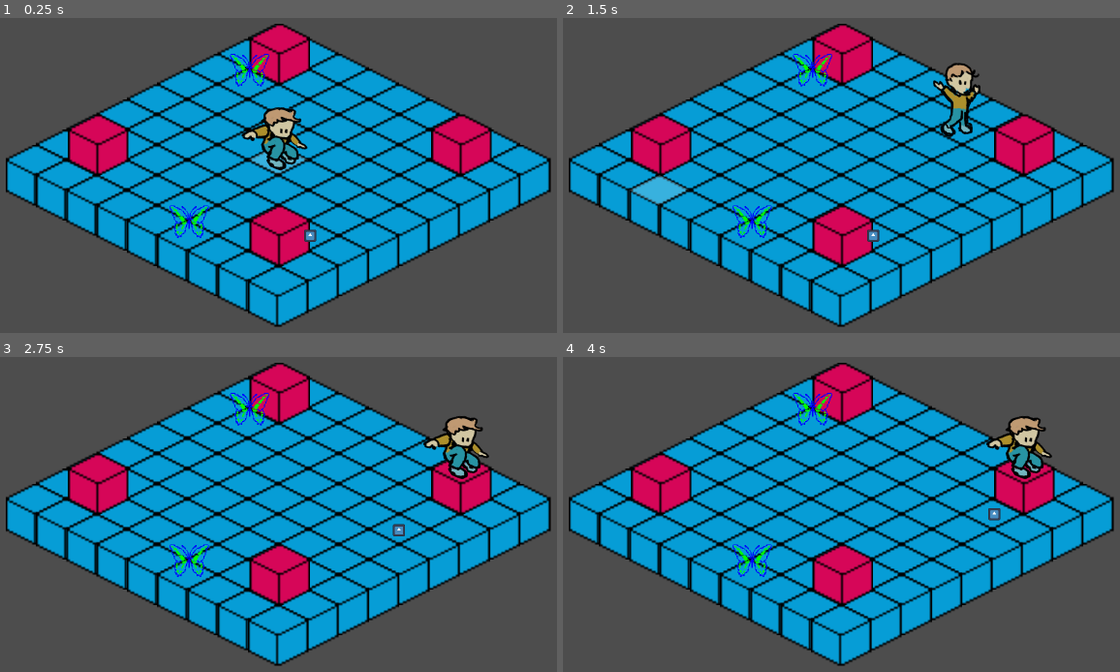
Above: before the commit, frames 1-4 (two rows, left to right).
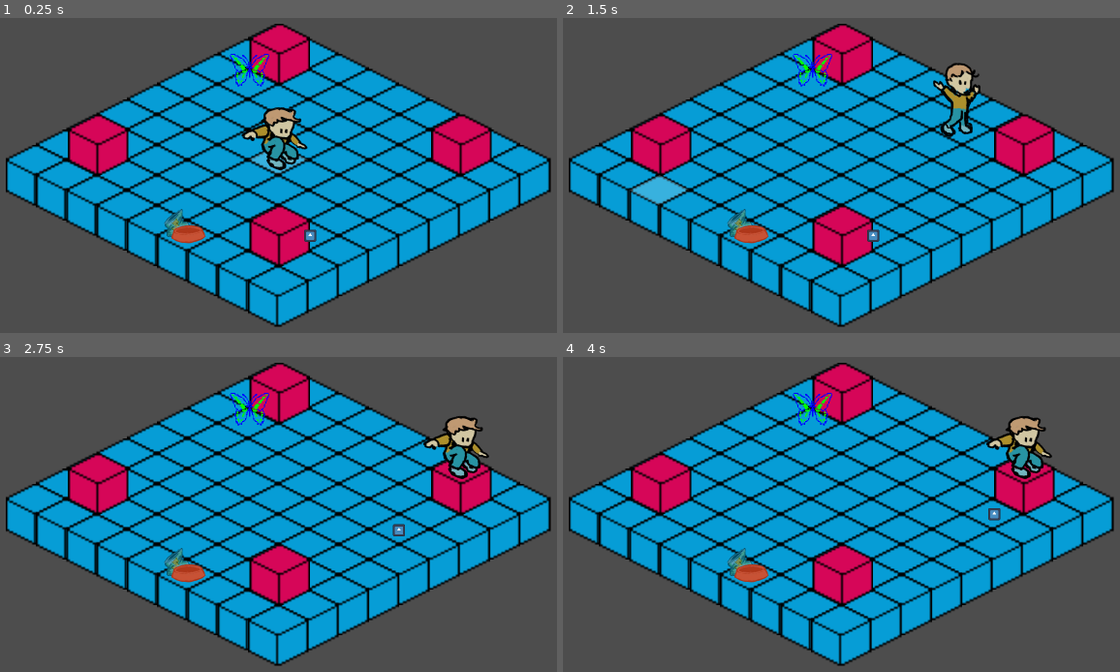
Above: after the commit, the same moments.

Repository: remimorvan/isometric-reverse-heist-simulator-2000
Game: Godot game, scene res://scenes/main.tscn
Two runs of this game, one before a commit and one after it. Both use one fixed random seed, a clock stepped at 60 frames per second and the inputs below. The engine's default icon, where the game draws it, is replaced by a stand-in: a white triangle on a blue panel in a dark square.
Inputs (mouse positions are in pixels of both pictures, inside the frame that each line leads up to):
- Up to frame 1 (0.25 s): no input
- Up to frame 2 (1.5 s): tap Enter at 0.5 s; move the mouse to (1014, 128) at 0.52 s; click (1014, 128) at 0.67 s; move the mouse to (685, 191) at 1.27 s; click (685, 191) at 1.42 s
- Up to frame 3 (2.75 s): move the mouse to (356, 366) at 2.02 s; click (356, 366) at 2.17 s
- Up to frame 4 (4 s): tap Space at 2.75 s; move the mouse to (802, 621) at 2.77 s; click (802, 621) at 2.92 s; tap Enter at 3.5 s; move the mouse to (1075, 590) at 3.52 s; click (1075, 590) at 3.67 s

The runs differ from the first frame. In frame 1, 0.6% of the frame differs, in the area x 29-38%, y 59-72%; in frame 2, 0.6%; in frame 3, 0.6%; in frame 4, 0.6%.

Commit message:
dog bawl can be emptied

Diff:
--- a/scenes/dog_bawl.tscn
+++ b/scenes/dog_bawl.tscn
@@ -2,7 +2,7 @@
 
 [ext_resource type="Script" uid="uid://b72m8ds8gbmpo" path="res://scripts/chair.gd" id="1_hfv8l"]
 [ext_resource type="Shader" uid="uid://c8f3mp10uiiga" path="res://scenes/highlight.gdshader" id="2_phhrf"]
-[ext_resource type="Texture2D" uid="uid://cr3r88cmrte2c" path="res://assets/level/DEUX.png" id="3_rxhux"]
+[ext_resource type="Texture2D" uid="uid://bwspnllsh28pu" path="res://assets/level/gamelle/gamelle-4.png" id="3_hfv8l"]
 
 [sub_resource type="ShaderMaterial" id="ShaderMaterial_dhd05"]
 shader = ExtResource("2_phhrf")
@@ -21,7 +21,7 @@
 
 [node name="Sprite2D" type="Sprite2D" parent="CharacterBody2D"]
 material = SubResource("ShaderMaterial_dhd05")
-texture = ExtResource("3_rxhux")
+texture = ExtResource("3_hfv8l")
 
 [node name="CollisionShape2D" type="CollisionShape2D" parent="CharacterBody2D"]
 scale = Vector2(1.08011, 1.0793)
--- a/scenes/main.tscn
+++ b/scenes/main.tscn
@@ -6,7 +6,7 @@
 [ext_resource type="Script" uid="uid://xth84ey1qovn" path="res://scripts/game_object_handler.gd" id="3_tefeu"]
 [ext_resource type="PackedScene" uid="uid://d2xw0bduor5xm" path="res://scenes/wouaf.tscn" id="4_jyhfs"]
 [ext_resource type="PackedScene" uid="uid://cjajyodhkxglj" path="res://scenes/dog_bawl.tscn" id="4_tipki"]
-[ext_resource type="Script" uid="uid://627utnhqsmd8" path="res://scenes/dog_bawl.gd" id="5_tipki"]
+[ext_resource type="Script" uid="uid://627utnhqsmd8" path="res://scripts/dog_bawl.gd" id="5_tipki"]
 [ext_resource type="PackedScene" uid="uid://bi8gdwd2ggyhy" path="res://scenes/chair.tscn" id="6_tefeu"]
 
 [node name="main" type="Node2D"]
@@ -18,8 +18,9 @@
 script = ExtResource("3_tefeu")
 
 [node name="DogBawl" parent="TileMaps/GameObjectHandler" instance=ExtResource("4_tipki")]
-position = Vector2(-48, 32)
-scale = Vector2(0.1, 0.1)
+y_sort_enabled = true
+position = Vector2(-50, 34)
+scale = Vector2(0.05, 0.05)
 script = ExtResource("5_tipki")
 
 [node name="Chien" parent="TileMaps/GameObjectHandler" instance=ExtResource("4_jyhfs")]
--- a/scenes/dog_bawl.gd
+++ b/scripts/dog_bawl.gd
@@ -12,20 +12,41 @@
 var should_move: bool = false
 var next_position:= Vector2i(0,0)
 
-var nb_turns_until_empty = 13
+const nb_turns_until_empty = 13
 var state = 0; # How many turns left until empty
+
+var full_bawl: Resource
+var semi_full_bawl: Resource
+var semi_empty_bawl: Resource
+var empty_bawl: Resource
 
 # Called when the node enters the scene tree for the first time.
 func _ready() -> void:
-	pass
+	full_bawl = load("res://assets/level/gamelle/gamelle-1.png")
+	semi_full_bawl = load("res://assets/level/gamelle/gamelle-2.png")
+	semi_empty_bawl = load("res://assets/level/gamelle/gamelle-3.png")
+	empty_bawl = load("res://assets/level/gamelle/gamelle-4.png")
 
 # Called every frame. 'delta' is the elapsed time since the previous frame.
 func _process(delta: float) -> void:
 	pass
 
+func get_texture() -> Resource:
+	if state == 0:
+		return empty_bawl
+	if state <= 4:
+		return semi_empty_bawl
+	if state <= 9:
+		return semi_full_bawl
+	return full_bawl
+
+func update_sprite() -> void:
+	sprite.texture = get_texture()
+
 func play(time: int):
 	if state > 0:
 		state -= 1
+		update_sprite()
 		print(">>> Bowl state is now: ", state)
 
 func is_adjacent(player_position: Vector2i) -> bool:
@@ -47,5 +68,5 @@
 func interact(player_position: Vector2i) -> Callable:
 	if state == 0:
 		state = nb_turns_until_empty
-		print(">>> Bowl state is now: ", state)
+		update_sprite()
 	return func(player): pass
Not shown, added: assets/level/gamelle/gamelle-1.png.import
Not shown, added: assets/level/gamelle/gamelle-2.png.import
Not shown, added: assets/level/gamelle/gamelle-3.png.import
Not shown, added: assets/level/gamelle/gamelle-4.png.import
Renamed: scenes/dog_bawl.gd.uid -> scripts/dog_bawl.gd.uid
